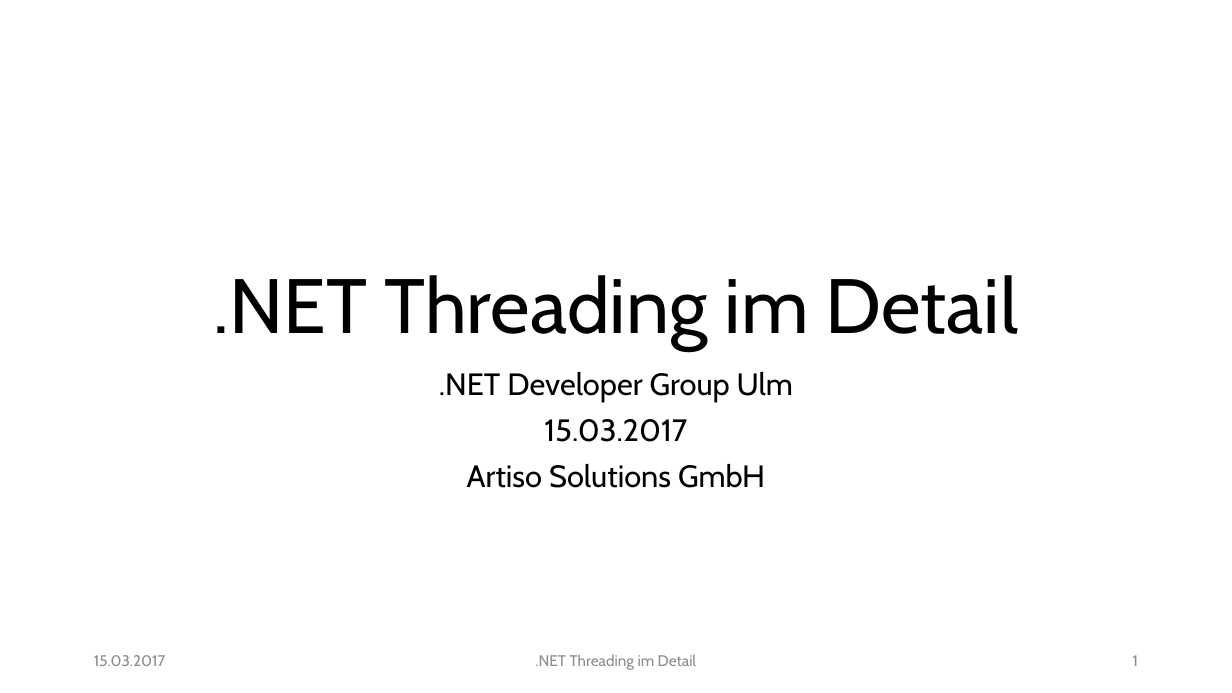
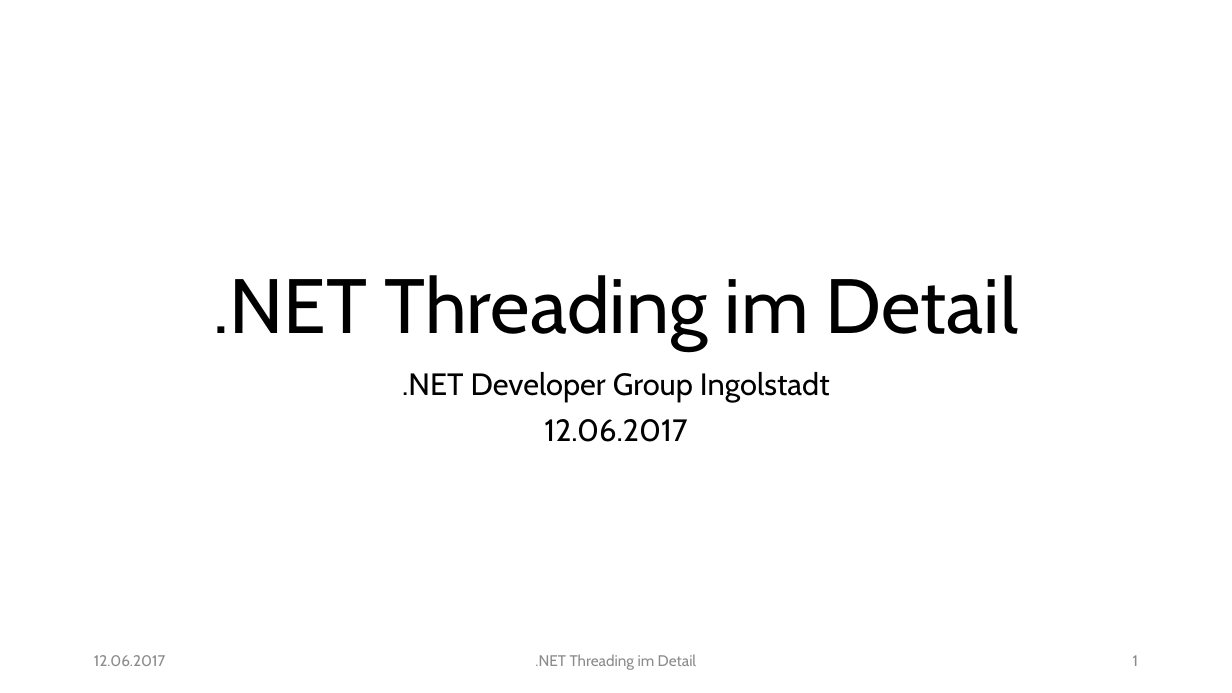
Before and after one commit to feO2x/NetThreadingInDetail, a slide deck: slide 1 of NET Threading im Detail.pptx. Drawn at 1232x693 pixels with LibreOffice and Linux fonts; fonts in the diff are those of the drawing. Boxes give left, top, right and bottom in pixels: in the first picture for what was removed or moved away, otherwise in the second. Text is boxed around its words. In the diff, an @@ line names an element or a change of style, - is before the commit and + after.

Commit message:
updated slides for June 2017 talk at .NET Developer Group Ingolstadt

```diff
--- a/NET Threading im Detail.pptx
+++ b/NET Threading im Detail.pptx
@@ subtitle at [402, 372, 830, 442]: text changed @@
-.NET Developer Group Ulm
-15.03.2017
-Artiso Solutions GmbH
+.NET Developer Group Ingolstadt
+12.06.2017
@@ text at [94, 655, 165, 666]: text changed @@
-15.03.2017
+12.06.2017
```
Also in this commit, not shown: 66 other slides changed.
